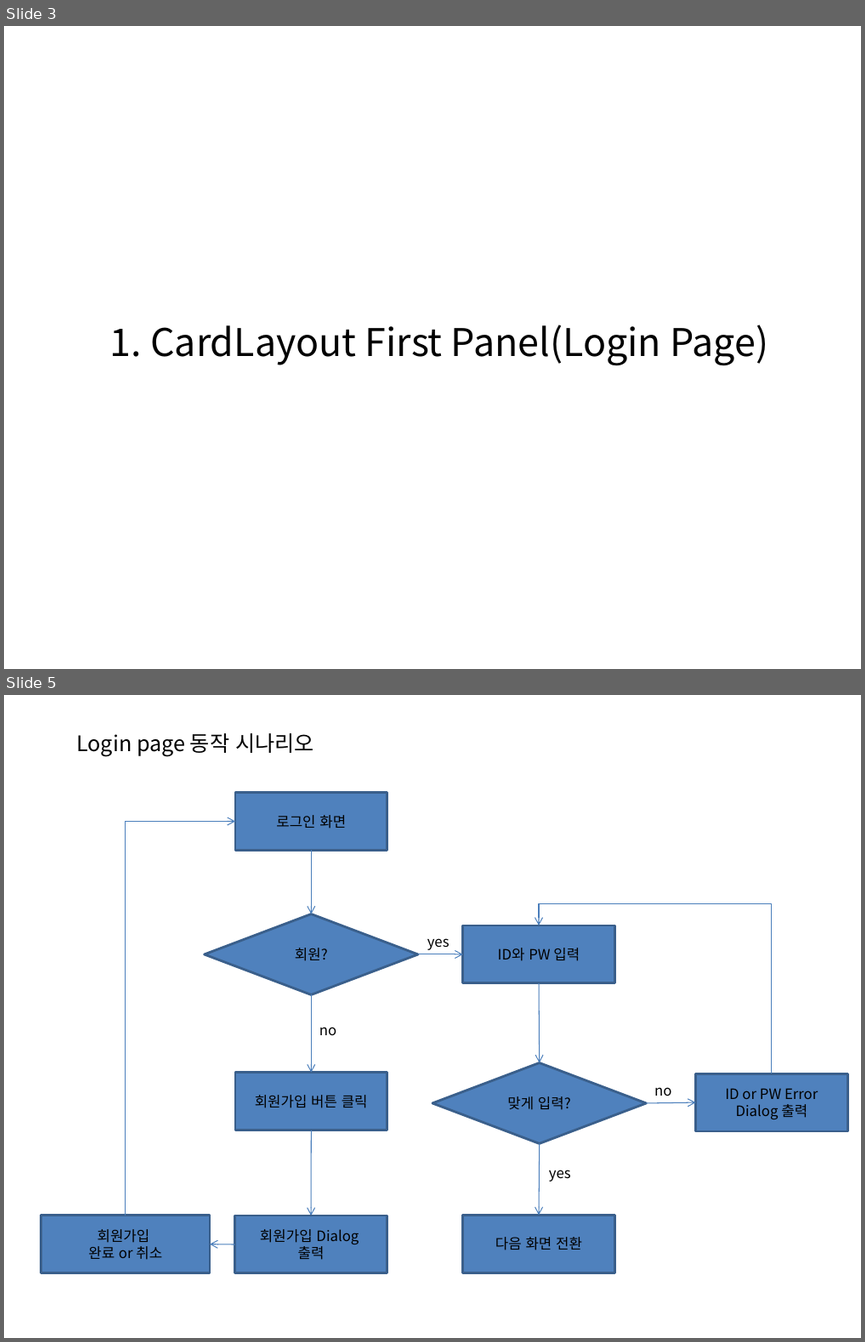
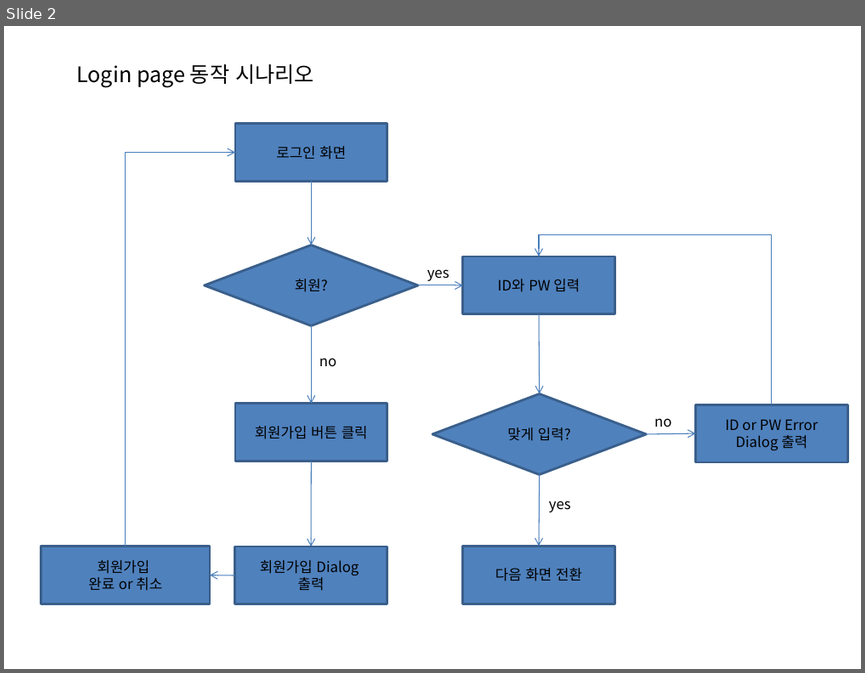
Before and after one commit to S-Onix/BankSystemProject, a slide deck: BankSystem/documentation/banksystem.pptx. Shown one above the other, each under a label of ours: slides 3 and 5 before the commit, slide 2 after it; the slides between them are not shown. The pictures are 865x1342 and 865x673 pixels, drawn with LibreOffice and Linux fonts; fonts in the diff are those of the drawing. Boxes give left, top, right and bottom in pixels: in the first picture for what was removed or moved away, otherwise in the second. Text is boxed around its words. In the diff, an @@ line names an element or a change of style, - is before the commit and + after.

```diff
--- a/BankSystem/documentation/banksystem.pptx
+++ b/BankSystem/documentation/banksystem.pptx
@@ slide 3 removed at bbox=[4, 26, 861, 669], background #FFFFFF @@
@@ text removed at bbox=[110, 324, 768, 365] @@
-1. CardLayout First Panel(Login Page)
@@ what was slide 5 is now slide 2 @@
```
Also in this commit, not shown: 3 slides changed, 23 slides added, 8 other slides removed, 8 other files.
